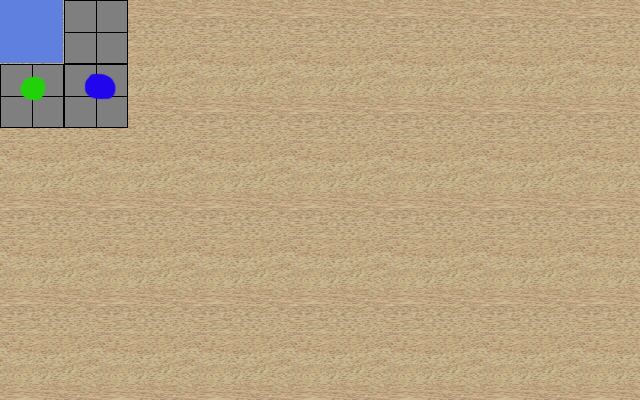
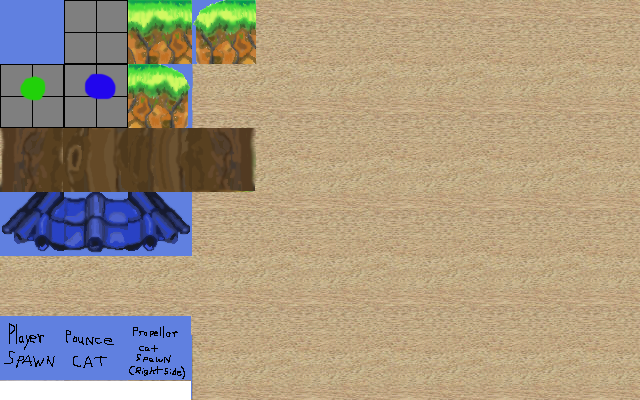
Layer changes from the first 640 x 400 image to the second:
painted on "Layer 1" over [0,0,191,381]
painted on "Layer 0" over [0,0,256,400]
